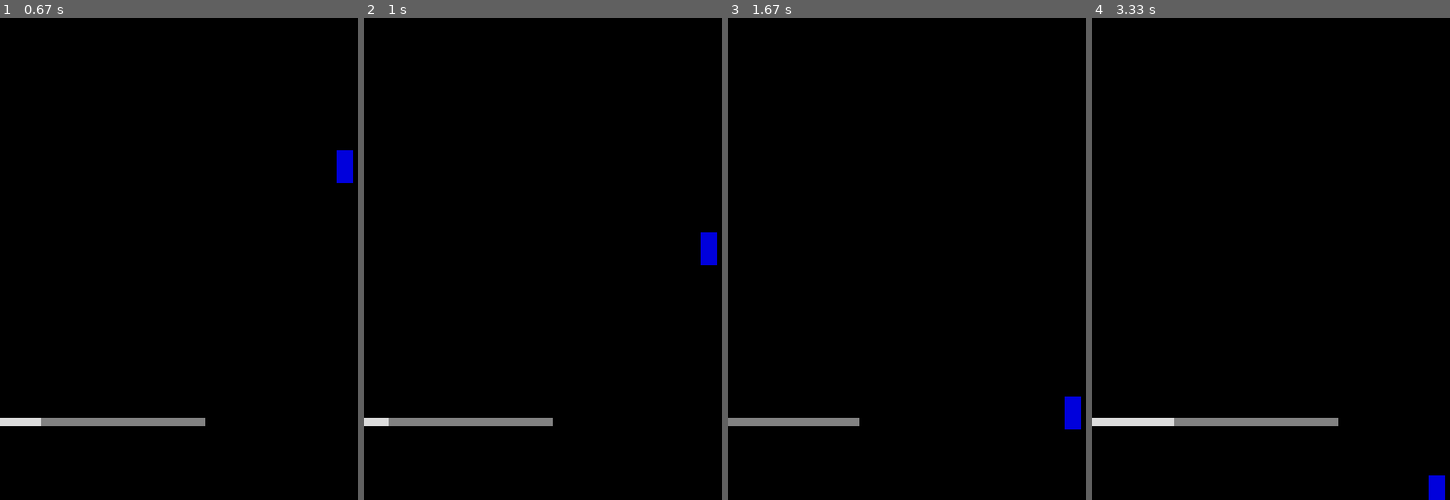
Above: before the commit, frames 1-4 (left to right).
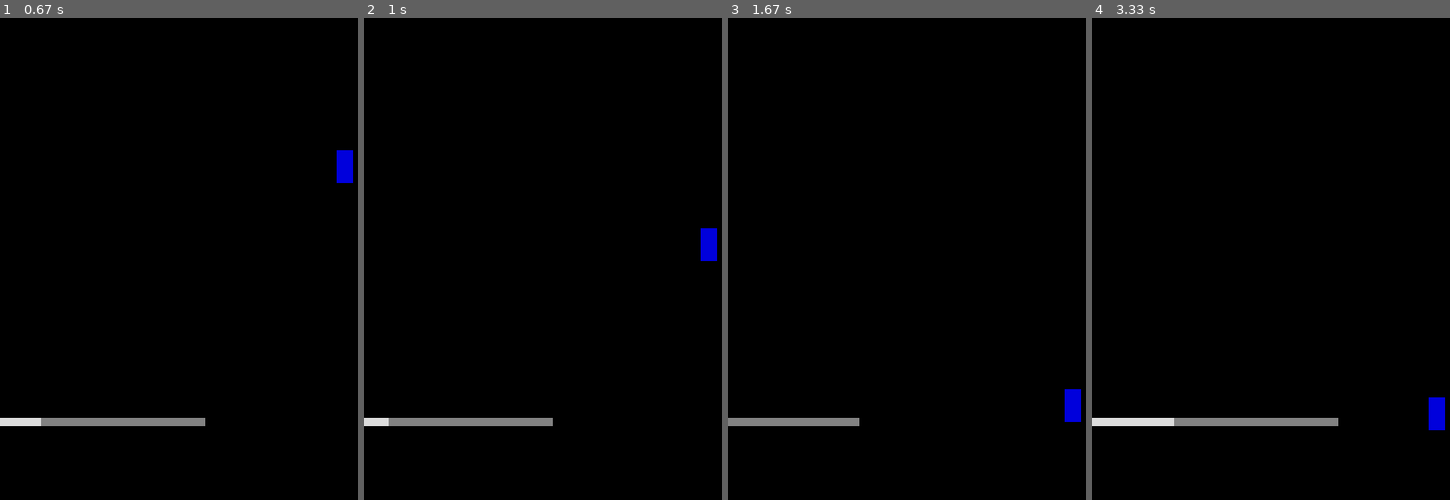
Above: after the commit, the same moments.

Repository: ericgarig/pyGame
Game: pygame game, started from main.py
The game is run twice, just before and just after one commit, with the same random seed, the same clock (stepped at 60 frames per second) and the same inputs. The source is Python 2; it was converted automatically to run under Python 3.
Inputs:
- Up to frame 1 (0.67 s): hold D from 0.33 s (still down)
- Up to frame 2 (1 s): release D at 0.8 s; hold W from 0.83 s (still down)
- Up to frame 3 (1.67 s): release W at 1.13 s; hold D 1.17-1.63 s
- Up to frame 4 (3.33 s): hold A 1.67-2.2 s; hold A 2.57-2.97 s; hold W from 3 s (still down)

Frame 1 is identical in both runs. In frame 2, less than 0.1% of the frame differs, in the area x 94-99%, y 43-52%; in frame 3, 0.1%; in frame 4, 0.5%, in the area x 94-99%, y 78-100%.

Commit message:
updated jumping to be only when on the ground, stops jumping as soon as the key is let go. Allows for jumping again withough needing to hit the jummp key

Diff:
--- a/charClass.py
+++ b/charClass.py
@@ -85,23 +85,34 @@
         	    wall.rect.x -= CharClass.vel_X   # move all walls left
 
         # jumping/falling
-        if jumping and not self.isFalling:
+        if jumping:
             if self.rect.y - gravity >= moveArray[3]:
                 self.rect.y -= gravity
-            self.vel_Y = maxJumpAccel
+            if not self.isFalling:
+                self.vel_Y = maxJumpAccel
+                self.isFalling = True
         else:
             # increase velocity due to gravity
-            if self.vel_Y < maxGravity:
-                self.vel_Y += gravity
+            if self.vel_Y < 0:
+                self.vel_Y = 0
+        if self.vel_Y < maxGravity:
+            self.vel_Y += gravity
 
-            #while free-falling
-            if self.rect.bottom < moveArray[0]:
-                # fall distance less than falling, so set it what is left
-                if ( moveArray[0] - self.rect.bottom ) < self.vel_Y:
-                    self.vel_Y = moveArray[0] - self.rect.bottom
-                self.rect.y = self.rect.y + self.vel_Y
-            elif fall_through == True and moveArray[4] == 0:
-                self.rect.y = self.rect.y + self.vel_Y
-            elif self.rect.bottom == moveArray[0]:
-                self.isFalling = False
-        #print self.rect, moveArray[0], gravity, self.vel_Y, self.rect.bottom#self.rect, moveArray, gravity, self.vel_Y
+        #while free-falling
+        if self.rect.bottom < moveArray[0]:
+            # fall distance less than falling, so set it what is left
+            if ( moveArray[0] - self.rect.bottom ) < self.vel_Y:
+                self.vel_Y = moveArray[0] - self.rect.bottom
+            self.rect.y = self.rect.y + self.vel_Y
+        elif fall_through == True and moveArray[4] == 0:
+            self.rect.y = self.rect.y + self.vel_Y
+        if self.rect.bottom == moveArray[0]:
+            self.isFalling = False
+        print (self.rect,
+              #'  jump:',  jumping,
+              '  fall:', self.isFalling,
+              '  floor:', moveArray[0],
+              #'  g:', gravity,
+              #'  vel:', self.vel_Y,
+              '  bot:', self.rect.bottom
+              )
--- a/main.py
+++ b/main.py
@@ -36,7 +36,7 @@
 charHeight = 40
 gravity = 1
 maxGravity = 10
-maxJumpAccel = - 10
+maxJumpAccel = - 15
 minFloor = screenHeight + charHeight/2
 maxWidth = screenWidth # change this later to the max width of the map
 
@@ -83,6 +83,10 @@
 
         keys = pygame.key.get_pressed()
 
+        if keys[K_q]:
+            pygame.quit()
+            sys.exit
+
         if keys[K_a]:
             # Left
             direction = 'Left'
Not shown, changed: charClass.pyc
